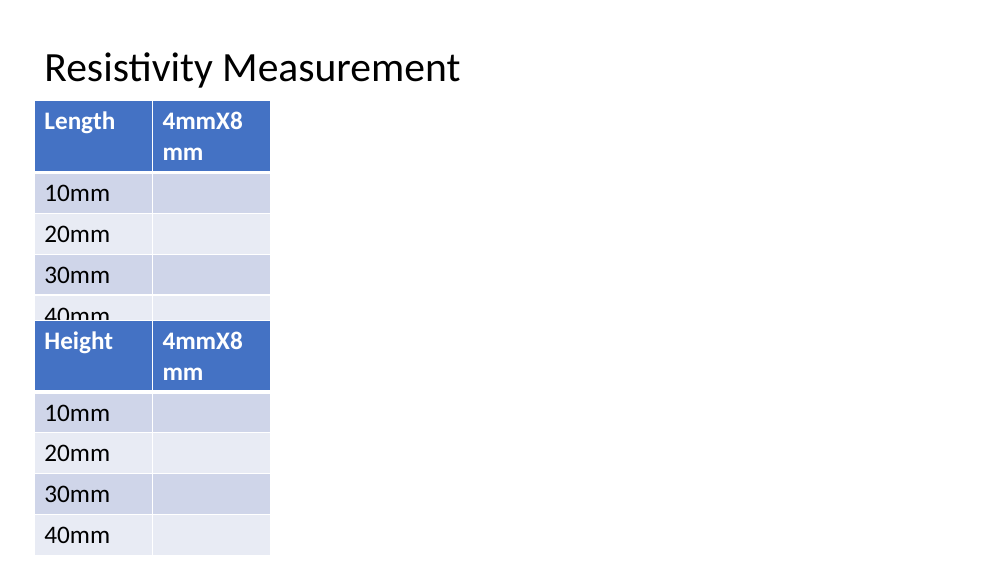
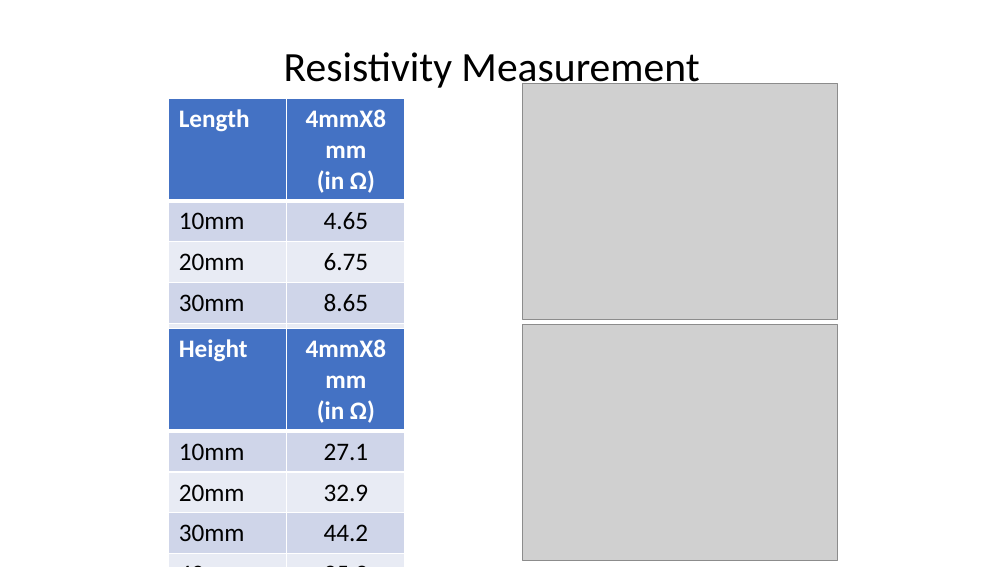
Before and after one commit to sapan-ostic/Artificial_Robotic_Arm, a slide deck: slide 20 of Report/Development of Artificial Robotic Arm based on Tactile Sensor_20170515.pptx. Drawn at 1008x567 pixels with LibreOffice and Linux fonts; fonts in the diff are those of the drawing; grey boxes stand for pictures. Boxes give left, top, right and bottom in pixels: in the first picture for what was removed or moved away, otherwise in the second. Text is boxed around its words. In the diff, an @@ line names an element or a change of style, - is before the commit and + after.

```diff
--- a/Report/Development of Artificial Robotic Arm based on Tactile Sensor_20170515.pptx
+++ b/Report/Development of Artificial Robotic Arm based on Tactile Sensor_20170515.pptx
@@ title "Resistivity Measurement" at [284, 52, 699, 92]: alignment left to centre @@
@@ picture added at [523, 84, 838, 320] @@
@@ table at [168, 99, 404, 363] @@
-row 1, column 2: 4mmX8mm
+row 1, column 2: 4mmX8mm / (in Ω)
-row 2, column 2: 
+row 2, column 2: 4.65
-row 3, column 2: 
+row 3, column 2: 6.75
-row 4, column 2: 
+row 4, column 2: 8.65
-row 5, column 2: 
+row 5, column 2: 11.2
@@ table: place and size @@
-table at [34, 101, 270, 334]
+table at [168, 99, 404, 363]
@@ table at [168, 329, 404, 545] @@
-row 1, column 2: 4mmX8mm
+row 1, column 2: 4mmX8mm / (in Ω)
-row 2, column 2: 
+row 2, column 2: 27.1
-row 3, column 2: 
+row 3, column 2: 32.9
-row 4, column 2: 
+row 4, column 2: 44.2
-row 5, column 2: 
+row 5, column 2: 35.2
@@ table: place and size @@
-table at [34, 321, 270, 547]
+table at [168, 329, 404, 545]
@@ picture added at [523, 325, 838, 560] @@
```
Also in this commit, not shown: 2 other slides changed, 1 slide added, 44 other files.
